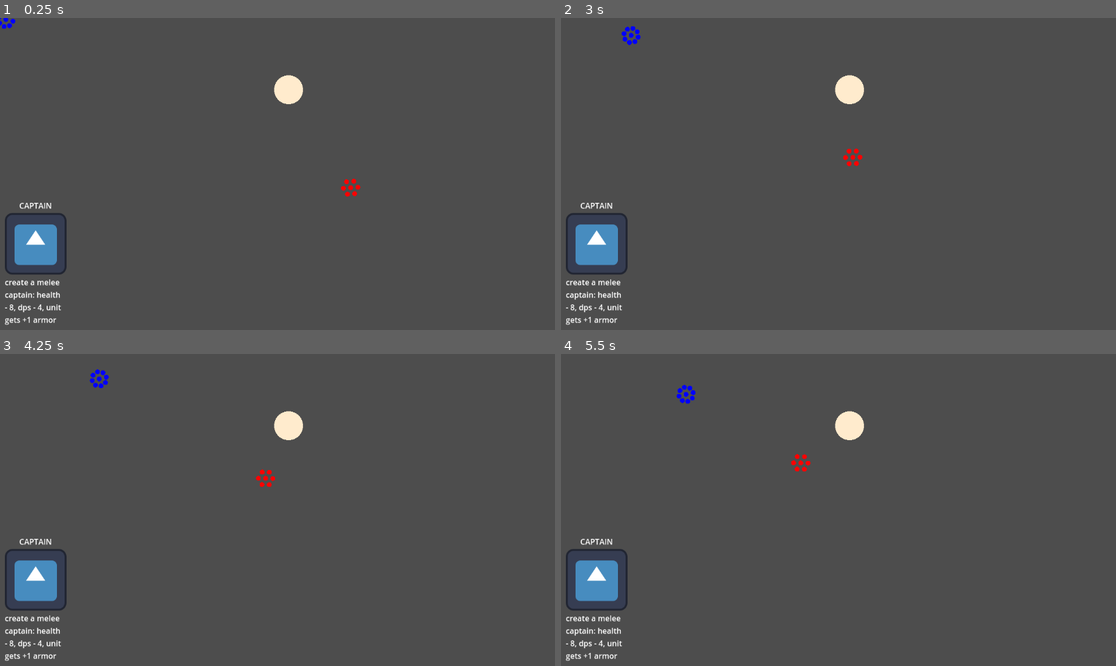
Above: before the commit, frames 1-4 (two rows, left to right).
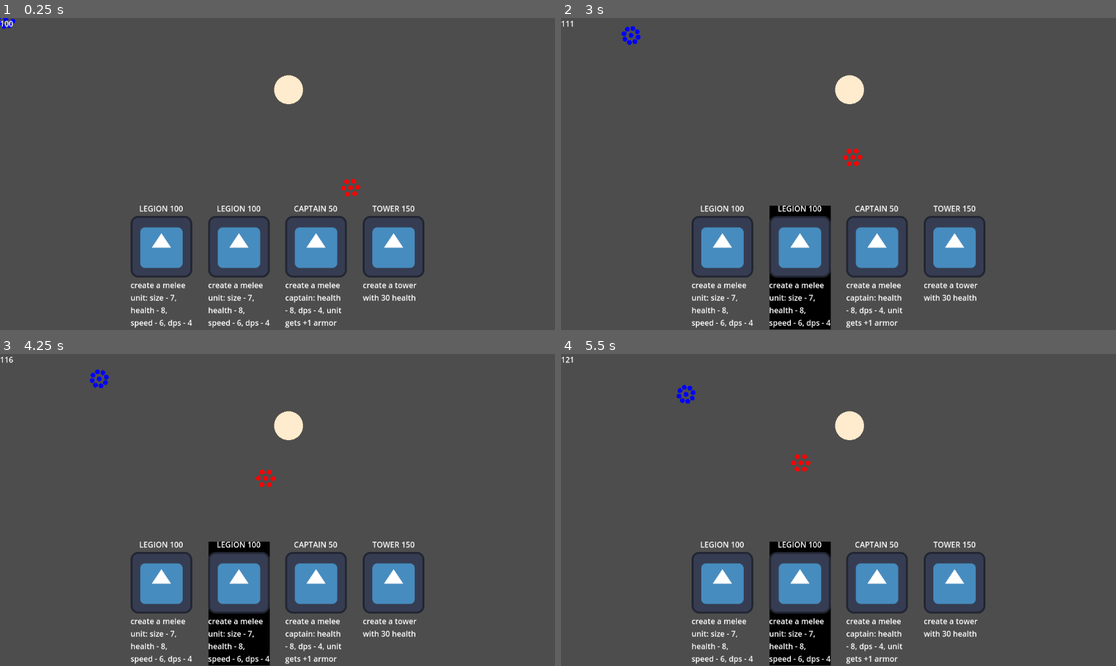
Above: after the commit, the same moments.

Repository: the-alex-g/CardGame
Game: Godot game, scene res://world/world.tscn
Two runs of this game, one before a commit and one after it. Both use one fixed random seed, a clock stepped at 60 frames per second and the inputs below. The engine's default icon, where the game draws it, is replaced by a stand-in: a white triangle on a blue panel in a dark square.
Inputs (mouse positions are in pixels of both pictures, inside the frame that each line leads up to):
- Up to frame 1 (0.25 s): no input
- Up to frame 2 (3 s): move the mouse to (572, 21) at 0.52 s; click (572, 21) at 0.67 s; move the mouse to (888, 177) at 1.27 s; click (888, 177) at 1.42 s; move the mouse to (849, 89) at 2.02 s; click (849, 89) at 2.17 s; move the mouse to (810, 236) at 2.77 s; click (810, 236) at 2.92 s
- Up to frame 3 (4.25 s): move the mouse to (444, 556) at 3.52 s; click (444, 556) at 3.67 s
- Up to frame 4 (5.5 s): move the mouse to (672, 463) at 4.27 s; click (672, 463) at 4.42 s; move the mouse to (866, 510) at 5.02 s; click (866, 510) at 5.17 s

The runs differ from the first frame. In frame 1, 8.4% of the frame differs, in the area x 0-77%, y 0-100%; in frame 2, 10%; in frame 3, 10%; in frame 4, 10%.

Commit message:
Add a working deck manager and card costs

Diff:
--- a/project/cards/card.gd
+++ b/project/cards/card.gd
@@ -1,16 +1,15 @@
 class_name Card
 extends Control
 
-var card_info : Dictionary
+signal played
+signal clicked(card)
+
+var card_info : Dictionary : set = _set_card_info
+var cost : int : get = _get_cost
 var _focused := false
 
 @onready var _title : Label = $VBoxContainer/Title
 @onready var _text : Label = $VBoxContainer/Text
-
-
-func _ready()->void:
-	card_info = Scriptorium.card
-	_update_card_text()
 
 
 func _input(event:InputEvent)->void:
@@ -22,18 +21,33 @@
 			_clicked()
 
 
+func object_placed()->void:
+	played.emit()
+	queue_free()
+
+
+func select()->void:
+	SelectionManager.object = card_info.object
+	SelectionManager.card_selected = self
+	$ColorRect.show()
+
+
+func _set_card_info(value:Dictionary)->void:
+	card_info = value
+	_update_card_text()
+
+
+func _get_cost()->int:
+	return card_info.cost
+
+
 func _update_card_text()->void:
-	_title.text = card_info.name
+	_title.text = card_info.name + " " + str(_get_cost())
 	_text.text = card_info.text
 
 
 func _clicked()->void:
-	SelectionManager.object = card_info.object
-	SelectionManager.card_selected = self
-
-
-func object_placed()->void:
-	queue_free()
+	clicked.emit(self)
 
 
 func _on_mouse_entered()->void:
--- a/project/cards/card.tscn
+++ b/project/cards/card.tscn
@@ -10,12 +10,38 @@
 anchor_bottom = 1.0
 grow_horizontal = 2
 grow_vertical = 2
+size_flags_horizontal = 3
 script = ExtResource("1_chqqy")
 
+[node name="ColorRect" type="ColorRect" parent="."]
+visible = false
+layout_mode = 1
+anchors_preset = 8
+anchor_left = 0.5
+anchor_top = 0.5
+anchor_right = 0.5
+anchor_bottom = 0.5
+offset_left = -63.0
+offset_top = -127.0
+offset_right = 64.0
+offset_bottom = 130.0
+grow_horizontal = 2
+grow_vertical = 2
+color = Color(0, 0, 0, 1)
+
 [node name="VBoxContainer" type="VBoxContainer" parent="."]
-layout_mode = 0
-offset_right = 40.0
-offset_bottom = 40.0
+layout_mode = 1
+anchors_preset = 8
+anchor_left = 0.5
+anchor_top = 0.5
+anchor_right = 0.5
+anchor_bottom = 0.5
+offset_left = -64.0
+offset_top = -133.0
+offset_right = 64.0
+offset_bottom = 133.0
+grow_horizontal = 2
+grow_vertical = 2
 
 [node name="Title" type="Label" parent="VBoxContainer"]
 layout_mode = 2
--- /dev/null
+++ b/project/cards/hand_manager.gd
@@ -0,0 +1,32 @@
+class_name HandManager
+extends HBoxContainer
+
+signal card_played(card_name)
+
+var _money := 0
+
+
+func add_new_card(card_name:String)->void:
+	var card_instance : Card = load("res://cards/card.tscn").instantiate()
+	card_instance.played.connect(Callable(self, "_on_card_played").bind(card_name), CONNECT_ONE_SHOT)
+	card_instance.clicked.connect(Callable(self, "_on_card_clicked"))
+	add_child(card_instance)
+	card_instance.set_deferred("card_info", Scriptorium.get_card(card_name))
+
+
+func clear()->void:
+	for card in get_children():
+		card.queue_free()
+
+
+func _on_card_played(card_name:String)->void:
+	card_played.emit(card_name)
+
+
+func _on_card_clicked(card:Card)->void:
+	if card.cost <= _money:
+		card.select()
+
+
+func _on_hud_update_money(new_amount:int)->void:
+	_money = new_amount
--- /dev/null
+++ b/project/cards/hand_manager.tscn
@@ -0,0 +1,17 @@
+[gd_scene load_steps=2 format=3 uid="uid://bhxvbbba0lam4"]
+
+[ext_resource type="Script" path="res://cards/hand_manager.gd" id="1_krtmy"]
+
+[node name="HandManager" type="HBoxContainer"]
+anchors_preset = 7
+anchor_left = 0.5
+anchor_top = 1.0
+anchor_right = 0.5
+anchor_bottom = 1.0
+offset_left = -319.0
+offset_top = -262.0
+offset_right = 319.0
+grow_horizontal = 2
+grow_vertical = 0
+alignment = 1
+script = ExtResource("1_krtmy")
--- /dev/null
+++ b/project/shared/deck.gd
@@ -0,0 +1,49 @@
+class_name Deck
+extends Node
+
+signal update_hand(new_hand)
+
+@export var hand_size := 4
+
+var _deck := [
+	"captain",
+	"captain",
+	"legion",
+	"legion",
+	"legion",
+	"tower",
+	"fireball",
+	"fireball",
+]
+var _hand := []
+var _discard := []
+
+
+func _ready()->void:
+	_deck.shuffle()
+
+
+func draw_to_hand_size()->void:
+	for i in hand_size - _hand.size():
+		draw_card()
+	update_hand.emit(_hand)
+
+
+func play_card(card:String)->void:
+	_hand.erase(card)
+	_discard.append(card)
+	draw_card()
+	update_hand.emit(_hand)
+
+
+func draw_card()->void:
+	if _deck.size() == 0:
+		_shuffle_deck()
+	_hand.append(_deck[0])
+	_deck.remove_at(0)
+
+
+func _shuffle_deck()->void:
+	_deck = _discard.duplicate(true)
+	_discard.clear()
+	_deck.shuffle()
--- a/project/shared/scriptorium.gd
+++ b/project/shared/scriptorium.gd
@@ -1,17 +1,18 @@
 extends Node
 
-var cards := [
-	#{"type":"spell", "name":"fireball", "info":{"target_towers":false, "target_units":true, "type":Spell.Type.DAMAGE, "spell_info":{"targets":3, "damage":3}}, "text":"deal 3 damage to 3 soldiers"},
-	#{"type":"tower", "name":"tower", "info":{"health":30, "spawn_radius":300, "size":30}, "text":"create a tower with 30 health"},
-	#{"type":"unit", "name":"legion", "info":{"size":7, "unit_type":"Melee", "speed":100.0, "attack_delay":1.0, "hit_radius":30.0, "stats":Stats.new()}, "text":"create a melee unit: size - 7, health - 8, speed - 6, dps - 4"},
-	{"type":"captain", "name":"captain", "info":{"stats":Stats.new(), "attack_type":"Melee", "attack_delay":1.0, "hit_range":30.0, "unit_bonus":Stats.new(), "type":Captain.Type.ATTACK, "spell":null}, "text":"create a melee captain: health - 8, dps - 4, unit gets +1 armor"}
-]
-var card : Dictionary : get = _get_card
+var cards := {
+	"fireball":{"type":"spell", "cost":10, "info":{"target_towers":false, "target_units":true, "type":Spell.Type.DAMAGE, "spell_info":{"targets":3, "damage":3}}, "text":"deal 3 damage to 3 soldiers"},
+	"tower":{"type":"tower", "cost":150, "info":{"health":30, "spawn_radius":300, "size":30}, "text":"create a tower with 30 health"},
+	"legion":{"type":"unit", "cost":100, "info":{"size":7, "unit_type":"Melee", "speed":100.0, "attack_delay":1.0, "hit_radius":30.0, "stats":Stats.new()}, "text":"create a melee unit: size - 7, health - 8, speed - 6, dps - 4"},
+	"captain":{"type":"captain", "cost":50, "info":{"stats":Stats.new(), "attack_type":"Melee", "attack_delay":1.0, "hit_range":30.0, "unit_bonus":Stats.new(), "type":Captain.Type.ATTACK, "spell":null}, "text":"create a melee captain: health - 8, dps - 4, unit gets +1 armor"}
+}
 
 
-func _get_card()->Dictionary:
-	var card_data : Dictionary = cards.pick_random()
-	var card_info_to_return : Dictionary = {"name":card_data.name, "text":card_data.text}
+func get_card(key := "")->Dictionary:
+	if key == "":
+		key = cards.keys().pick_random()
+	var card_data : Dictionary = cards[key]
+	var card_info_to_return : Dictionary = {"name":key, "cost":card_data.cost, "text":card_data.text}
 	match card_data.type:
 		"spell":
 			card_info_to_return["object"] = _get_spell_from_info(card_data.info)
--- a/project/shared/selectable.gd
+++ b/project/shared/selectable.gd
@@ -20,6 +20,10 @@
 			clicked.emit()
 
 
+func deselect()->void:
+	_selected = false
+
+
 func _set_radius(value:float)->void:
 	radius = value
 	var shape := CircleShape2D.new()
--- a/project/towers/tower.gd
+++ b/project/towers/tower.gd
@@ -9,6 +9,7 @@
 var _tower_spawn_circle : PackedVector2Array
 
 @onready var _max_health := health
+@onready var _selectable : Selectable = $Selectable
 
 
 func _ready()->void:
@@ -49,7 +50,8 @@
 func _locate_tower()->void:
 	_set_waiting_for_tower_spawn(true)
 	while _waiting_for_tower_spawn:
-		await $Selectable.clicked
+		await _selectable.clicked
+		_selectable.deselect()
 		_spawn_tower()
 
 
--- a/project/unit/soldier_container.gd
+++ b/project/unit/soldier_container.gd
@@ -109,7 +109,10 @@
 
 
 func _instance_captain(captain:Captain)->void:
+	if _get_soldier_count() < unit_size:
+		_reanimate_edge_soldier()
 	_soldiers.get_child(0).hide()
+
 	captain.root_unit = _parent
 	if _captain != null:
 		_captain.queue_free()
@@ -117,6 +120,13 @@
 	add_child(_captain)
 
 
+func _reanimate_edge_soldier()->void:
+	for soldier in _get_soldiers(false):
+		if not soldier.visible and soldier != _soldiers.get_child(0):
+			soldier.show()
+			break
+
+
 func _apply_captain_bonus(unit_bonus:Stats)->void:
 	for soldier in _get_soldiers():
 		soldier.captain_bonus = unit_bonus
--- a/project/unit/unit.gd
+++ b/project/unit/unit.gd
@@ -9,7 +9,7 @@
 @export var attack_delay_time := 1.0
 @export var color := Color.BLUE
 @export var hit_radius := 30.0
-@export var soldier_stats := Stats.new()
+@export var soldier_stats := Stats.new(8, 0, 0, 0, 0, DiceCombiner.new([8], 0))
 
 @export_category("Unit Type")
 @export_enum("Melee", "Ranged") var unit_type := "Melee"
--- /dev/null
+++ b/project/world/hud.gd
@@ -0,0 +1,38 @@
+class_name HUD
+extends CanvasLayer
+
+signal update_money(new_amount)
+
+var _current_hand := []
+var _money := 100 : set = _set_money
+
+@onready var _hand_manager : HandManager = $HandManager
+@onready var _deck : Deck = $Deck
+@onready var _money_label : Label = $Money
+
+
+func _ready()->void:
+	_deck.draw_to_hand_size()
+	_set_money(100)
+
+
+func _on_deck_update_hand(new_hand:Array)->void:
+	_hand_manager.clear()
+	for card_name in new_hand:
+		_hand_manager.add_new_card(card_name)
+	_current_hand = new_hand
+
+
+func _on_hand_manager_card_played(card_name:String)->void:
+	_deck.play_card(card_name)
+	_set_money(_money - Scriptorium.cards[card_name].cost)
+
+
+func _on_money_gain_timer_timeout()->void:
+	_set_money(_money + 1)
+
+
+func _set_money(value:int)->void:
+	_money = value
+	_money_label.text = str(_money)
+	update_money.emit(_money)
--- /dev/null
+++ b/project/world/hud.tscn
@@ -0,0 +1,26 @@
+[gd_scene load_steps=4 format=3 uid="uid://kyeeqyyxr3wi"]
+
+[ext_resource type="Script" path="res://shared/deck.gd" id="1_jai67"]
+[ext_resource type="Script" path="res://world/hud.gd" id="1_yc4v7"]
+[ext_resource type="PackedScene" uid="uid://bhxvbbba0lam4" path="res://cards/hand_manager.tscn" id="3_gaiic"]
+
+[node name="HUD" type="CanvasLayer"]
+script = ExtResource("1_yc4v7")
+
+[node name="Deck" type="Node" parent="."]
+script = ExtResource("1_jai67")
+
+[node name="HandManager" parent="." instance=ExtResource("3_gaiic")]
+
+[node name="Money" type="Label" parent="."]
+offset_right = 40.0
+offset_bottom = 23.0
+
+[node name="MoneyGainTimer" type="Timer" parent="."]
+wait_time = 0.25
+autostart = true
+
+[connection signal="update_money" from="." to="HandManager" method="_on_hud_update_money"]
+[connection signal="update_hand" from="Deck" to="." method="_on_deck_update_hand"]
+[connection signal="card_played" from="HandManager" to="." method="_on_hand_manager_card_played"]
+[connection signal="timeout" from="MoneyGainTimer" to="." method="_on_money_gain_timer_timeout"]
--- a/project/world/world.tscn
+++ b/project/world/world.tscn
@@ -2,7 +2,7 @@
 
 [ext_resource type="PackedScene" uid="uid://bdh15jqfi0hyn" path="res://towers/tower.tscn" id="2_dymgq"]
 [ext_resource type="PackedScene" uid="uid://xgfxsdir034" path="res://unit/unit.tscn" id="2_ul3bs"]
-[ext_resource type="PackedScene" uid="uid://c3kmpchq2osvn" path="res://cards/card.tscn" id="3_6rh0s"]
+[ext_resource type="PackedScene" uid="uid://kyeeqyyxr3wi" path="res://world/hud.tscn" id="3_3dqhi"]
 
 [node name="World" type="Node2D"]
 
@@ -17,9 +17,4 @@
 [node name="Tower" parent="." instance=ExtResource("2_dymgq")]
 position = Vector2(599, 149)
 
-[node name="CanvasLayer" type="CanvasLayer" parent="."]
-
-[node name="Card" parent="CanvasLayer" instance=ExtResource("3_6rh0s")]
-offset_left = 10.0
-offset_top = 378.0
-offset_right = -1003.0
+[node name="HUD" parent="." instance=ExtResource("3_3dqhi")]
